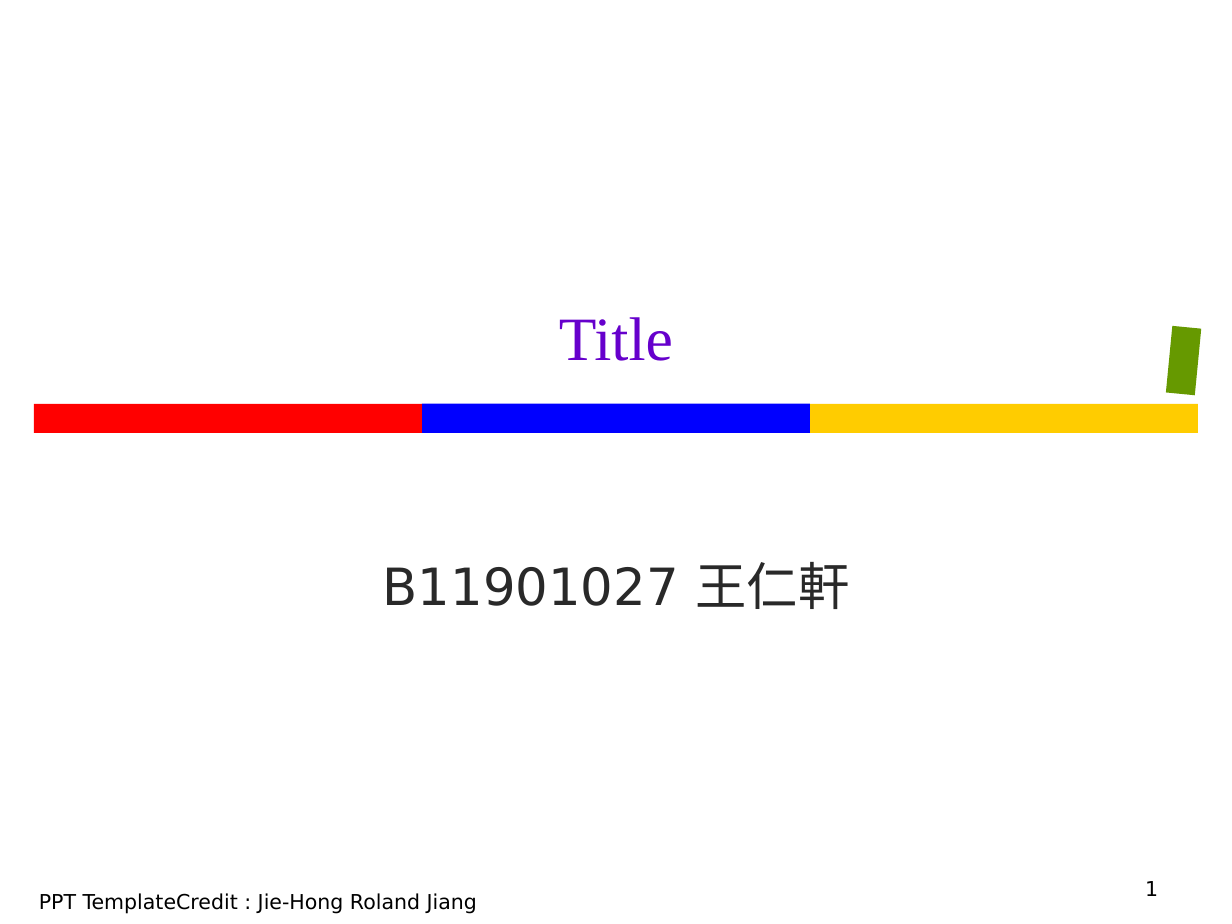
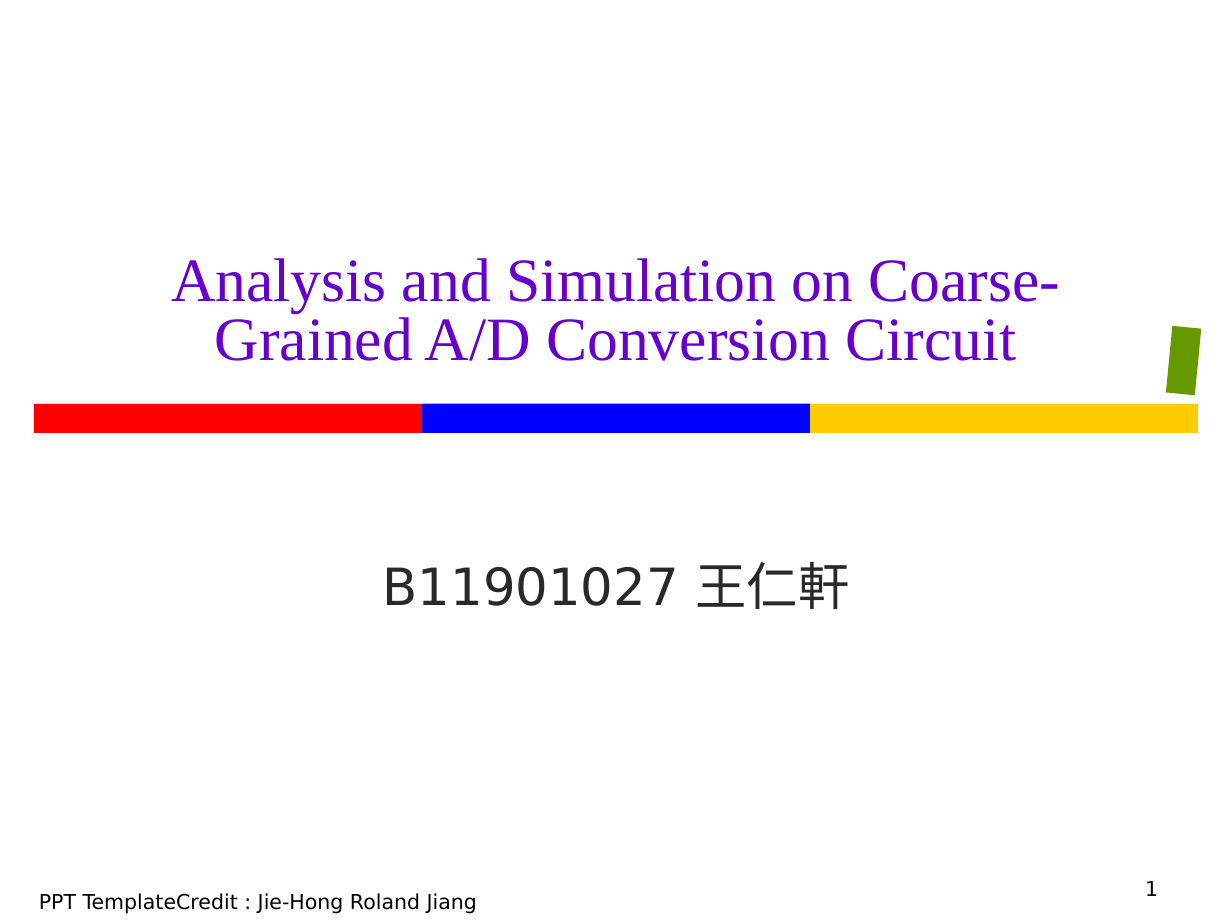
Before and after one commit to Oniontow/TTLiu_Project, a slide deck: slide 1 of coarse/ppt.pptx. Drawn at 1232x924 pixels with LibreOffice and Linux fonts; fonts in the diff are those of the drawing. Boxes give left, top, right and bottom in pixels: in the first picture for what was removed or moved away, otherwise in the second. Text is boxed around its words. In the diff, an @@ line names an element or a change of style, - is before the commit and + after.

Commit message:
ooo

```diff
--- a/coarse/ppt.pptx
+++ b/coarse/ppt.pptx
@@ title at bbox=[171, 258, 1060, 361]: text changed @@
-Title
+Analysis and Simulation on Coarse-Grained A/D Conversion Circuit
```
Also in this commit, not shown: 5 other slides changed.
